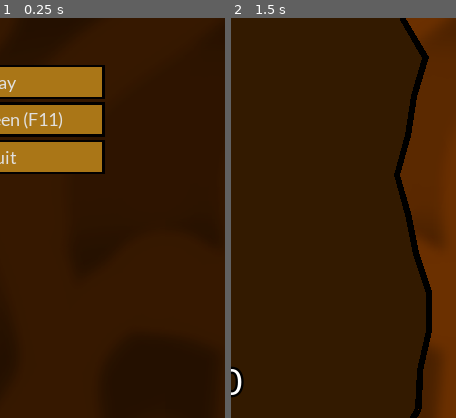
Above: before the commit, frames 1-2 (left to right).
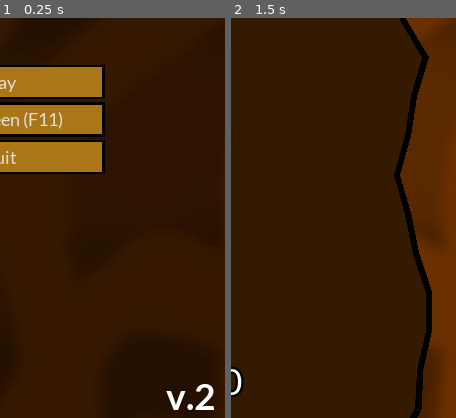
Above: after the commit, the same moments.

Repository: nisovin/IntoTheDepths
Game: Godot game, scene res://main/MainMenu.tscn
The game is run twice, just before and just after one commit, with the same random seed, the same clock (stepped at 60 frames per second) and the same inputs.
Inputs (mouse positions are % of the whole screen's width and height, from its top left):
- Up to frame 1 (0.25 s): no input
- Up to frame 2 (1.5 s): click "Play" at 0.5 s; tap Enter at 1.25 s; move the mouse to (72, 45) at 1.27 s; hold D (right) from 1.28 s (still down); hold Shift (fire) from 1.28 s (still down); click (72, 45) at 1.42 s
The pictures show only the part of the screen within x 50-100%, y 49-99%; the shares and areas given below are measured in that part.

The runs differ from the first frame. In frame 1, 0.5% of the frame differs, in the area x 73-96%, y 91-98%; in frame 2, nothing differs.

Commit message:
v2
- Skip feature
- Adjusted opening
- Changed how missiles work

Diff:
--- a/project/level/Chunk.gd
+++ b/project/level/Chunk.gd
@@ -133,20 +133,20 @@
 			# normal
 			var new_poly = new_polys.pop_front()
 			node.polygon = new_poly
-			if not trans:
-				area.get_child(p).set_deferred("polygon", new_poly)
+			if not trans: # TODO: check for size?
+				area.get_child(p).set_deferred("polygon", new_poly) # TODO: crash here! area shape is missing?
 			# split
 			while new_polys.size() > 0:
 				new_poly = new_polys.pop_front()
 				var new_poly_node = Polygon2D.new()
 				new_poly_node.polygon = new_poly
 				new_poly_node.texture = node.texture
-				polygons.add_child(new_poly_node)
+				polygons.call_deferred("add_child", new_poly_node) # TODO: maybe defer this?
 				var new_collision_node = CollisionPolygon2D.new()
 				new_collision_node.polygon = new_poly
 				if not trans:
 					area.call_deferred("add_child", new_collision_node)
 
 	# done
-	setup_uv()
-	setup_outlines()
+	call_deferred("setup_uv")
+	call_deferred("setup_outlines")
--- a/project/level/Level.gd
+++ b/project/level/Level.gd
@@ -22,6 +22,7 @@
 onready var chunks = $Chunks
 onready var player = $Player
 onready var gui = $GUI
+onready var back_color = $Backdrop/ColorRect
 
 var countdown = 4
 var texture = TEXTURES[0][1]
@@ -31,12 +32,12 @@
 var chunk_depth: int = 0
 var player_depth: float = 0
 var center: float = Game.CHUNK_WIDTH / 2
-var width: float = Game.WIDTH_START
+var width: float = Game.WIDTH_START if Game.first_run else Game.WIDTH_MAX
 var width_change_dir = -1
 var chunks_since_texture_change = 0
 var chunks_since_power_up = 0
+var chunks_since_gold_powerup = 0
 var powerup_counter = 0
-var gold_parts = 0
 
 var normal_fall_speed = Game.FALL_SPEED_START
 var fall_speed = normal_fall_speed
@@ -51,6 +52,15 @@
 var immunity = 0
 
 func _ready():
+	if Game.skip > 0:
+		chunk_depth = Game.skip * Game.PIXELS_PER_DEPTH_UNIT
+		player_depth = Game.skip * Game.PIXELS_PER_DEPTH_UNIT
+		gui.update_depth(Game.skip)
+		for t in TEXTURES:
+			if t[0] < Game.skip:
+				texture = t[1]
+				back_color.color = t[2]
+		Game.skip = 0
 	for i in 8:
 		generate_chunk()
 	player.shield(shields > 0)
@@ -140,19 +150,22 @@
 	if countdown > 0 or player_dead: return
 	if event.is_action_pressed("fire"):
 		if missiles > 0:
-			var dir = Vector2.DOWN
-			if Game.using_controller:
-				var x = Input.get_joy_axis(Game.device, JOY_AXIS_0)
-				if abs(x) < 0.15:
-					dir = Vector2.DOWN
-				else:
-					dir = Vector2(x, 1).normalized()
-			elif time_since_mouse_move < 5:
-				dir = player.global_position.direction_to(get_global_mouse_position())
-			else:
-				dir = Vector2.DOWN
+#			var dir = Vector2.DOWN
+#			if Game.using_controller:
+#				var x = Input.get_joy_axis(Game.device, JOY_AXIS_0)
+#				if abs(x) < 0.15:
+#					dir = Vector2.DOWN
+#				else:
+#					dir = Vector2(x, 1).normalized()
+#			elif time_since_mouse_move < 10:
+#				dir = player.global_position.direction_to(get_global_mouse_position())
+#			else:
+#				dir = Vector2.DOWN
+			#for dir in player.choose_missile_dirs():
+			#	fire_missile(player.position, dir * MISSILE_SPEED, Game.missile_bounces, false)
+			fire_missile(player.position, Vector2(-1, 2).normalized() * MISSILE_SPEED, Game.missile_bounces, false)
+			fire_missile(player.position, Vector2(1, 2).normalized() * MISSILE_SPEED, Game.missile_bounces, false)
 			missiles -= 1
-			fire_missile(player.position, dir * MISSILE_SPEED, Game.missile_bounces, false)
 			gui.update_missiles(missiles)
 
 	if event is InputEventJoypadButton or (event is InputEventJoypadMotion and abs(event.axis_value) > 0.5):
@@ -190,7 +203,7 @@
 				slow_time = Game.slow_time + 1
 			gui.update_slow_time(slow_time, true)
 			if Game.first_run and not Game.collected_slow:
-				gui.show_hint("Hold right-click or space\nto fire thrusters")
+				gui.show_hint("Hold Z to fire thrusters")
 				Game.collected_slow = true
 			Game.play_audio("powerup_slow")
 		Game.PowerUpType.MISSILE:
@@ -200,7 +213,7 @@
 				call_deferred("fire_missile", player.position, Vector2.DOWN * MISSILE_SPEED, 0, false)
 			gui.update_missiles(missiles)
 			if Game.first_run and not Game.collected_missile:
-				gui.show_hint("Aim with mouse and left-click\nto launch missile")
+				gui.show_hint("Press C to launch missiles")
 				Game.collected_missile = true
 			Game.play_audio("powerup_missile")
 		Game.PowerUpType.SHIELD:
@@ -232,11 +245,11 @@
 		next_width = width - Game.rng.randi_range(1, 8)
 	var min_width = Game.WIDTH_MIN
 	if chunk_depth > Game.PIXELS_PER_DEPTH_UNIT * 1500:
-		min_width *= 0.75
+		min_width -= 15
 	if chunk_depth > Game.PIXELS_PER_DEPTH_UNIT * 3000:
-		min_width *= 0.75
+		min_width -= 10
 	if chunk_depth > Game.PIXELS_PER_DEPTH_UNIT * 5000:
-		min_width *= 0.75
+		min_width -= 10
 	if next_width < min_width:
 		next_width = min_width
 		width_change_dir = 1
@@ -247,10 +260,15 @@
 		if Game.rng.randf() < 0.1:
 			width_change_dir = -1
 
+	# get y pos
+	var y = 0
+	if chunks.get_child_count() > 0:
+		y = chunks.get_children().back().position.y + Game.CHUNK_HEIGHT
+
 	# create chunk
 	var chunk = Chunk.instance()
 	chunks.add_child(chunk)
-	chunk.position = Vector2(Game.CHUNK_X_OFFSET, chunk_depth)
+	chunk.position = Vector2(Game.CHUNK_X_OFFSET, y)
 	chunk.init(center, width, next_width, chunk_depth, texture)
 	if chunks_since_texture_change < Game.TRANSITION_CHUNKS and new_texture != null:
 		var chunk2 = chunk.duplicate()
@@ -260,7 +278,6 @@
 		chunk2.transition_layer(new_texture, chunks_since_texture_change / float(Game.TRANSITION_CHUNKS))
 		chunks_since_texture_change += 1
 		if chunks_since_texture_change == Game.TRANSITION_CHUNKS:
-			print(chunks_since_texture_change)
 			texture = new_texture
 			new_texture = null
 
@@ -285,6 +302,7 @@
 
 	# powerup
 	chunks_since_power_up += 1
+	chunks_since_gold_powerup += 1
 	var powerup_type = -1
 	if Game.first_run:
 		if chunks_since_power_up > 10 and powerup_counter <= 1:
@@ -292,7 +310,14 @@
 		elif chunks_since_power_up > 30:
 			powerup_type = Game.PowerUpType.SLOW_TIME if Game.rng.randf() < 0.5 else Game.PowerUpType.MISSILE
 	elif chunks_since_power_up > 20 and Game.rng.randf() < (chunks_since_power_up - 20) / 10.0:
-		powerup_type = Game.rand_weighted(Game.powerups)
+		var options = Game.powerups.duplicate()
+		if chunk_depth > 1000 * Game.PIXELS_PER_DEPTH_UNIT and chunks_since_gold_powerup > 100:
+			options[Game.PowerUpType.GOLD_MULT] += 10 + (chunks_since_gold_powerup - 100) / 10
+		print(chunks_since_gold_powerup, options)
+		powerup_type = Game.rand_weighted(options)
+		if powerup_type == Game.PowerUpType.GOLD_MULT:
+			print("got it")
+			chunks_since_gold_powerup = 0
 	if powerup_type >= 0:
 		var powerup = Game.PowerUp.instance()
 		chunk.add_child(powerup)
@@ -333,6 +358,7 @@
 
 
 func _on_SpeedUpTimer_timeout():
-	normal_fall_speed += 25
+	normal_fall_speed = floor(Game.FALL_SPEED_START + player_depth / Game.PIXELS_PER_DEPTH_UNIT * 0.75)
 	if normal_fall_speed > Game.FALL_SPEED_MAX:
+		normal_fall_speed = Game.FALL_SPEED_MAX
 		$SpeedUpTimer.stop()
--- a/project/level/Level.tscn
+++ b/project/level/Level.tscn
@@ -14,7 +14,7 @@
 [node name="GUI" parent="." instance=ExtResource( 2 )]
 
 [node name="SpeedUpTimer" type="Timer" parent="."]
-wait_time = 5.0
+wait_time = 2.0
 autostart = true
 
 [node name="CountdownTimer" type="Timer" parent="."]
--- a/project/level/PowerUp.tscn
+++ b/project/level/PowerUp.tscn
@@ -3,7 +3,7 @@
 [ext_resource path="res://level/PowerUp.gd" type="Script" id=1]
 
 [sub_resource type="CircleShape2D" id=1]
-radius = 18.9145
+radius = 29.9474
 
 [node name="Powerup" type="Area2D" groups=[
 "powerup",
--- a/project/main/Game.gd
+++ b/project/main/Game.gd
@@ -14,6 +14,7 @@
 const WIDTH_MAX = 300
 const WIDTH_START = 450
 
+const FALL_SPEED_NOOB = 300
 const FALL_SPEED_START = 300
 const FALL_SPEED_MAX = 1000
 const PIXELS_PER_DEPTH_UNIT = 50
@@ -58,6 +59,7 @@
 var missile_bounces = 0
 var shields = 0
 var gold_multiplier = 0
+var skip = 0
 
 var upgrades = {
 	"slow_time": "100 + level * level * 100",
@@ -66,6 +68,11 @@
 	"shields": "500 + level * level * 500",
 	"gold_multiplier": "pow(5, level) * 1000"
 }
+
+var skips = [
+	{ "to": 500, "requires": 750, "cost": 500 },
+	{ "to": 1000, "requires": 1500, "cost": 1000 }
+]
 
 var powerups = {
 	PowerUpType.SLOW_TIME: 10,
@@ -116,7 +123,6 @@
 	if file.file_exists(SAVE_FILE):
 		file.open(SAVE_FILE, File.READ)
 		var data = file.get_var()
-		print(data)
 		if data:
 			for field in SAVE_FIELDS:
 				if field in data:
--- a/project/main/MainMenu.gd
+++ b/project/main/MainMenu.gd
@@ -2,7 +2,10 @@
 
 func _on_Play_pressed():
 	Game.play_audio("click")
-	get_tree().change_scene("res://level/Level.tscn")
+	if Game.first_run:
+		get_tree().change_scene("res://level/Level.tscn")
+	else:
+		get_tree().change_scene("res://main/Shop.tscn")
 
 func _on_FullScreen_pressed():
 	OS.window_fullscreen = not OS.window_fullscreen
@@ -10,6 +13,5 @@
 func _on_Quit_pressed():
 	get_tree().quit()
 
-
 func _on_mouse_entered():
 	Game.play_audio("rollover")
--- a/project/main/MainMenu.tscn
+++ b/project/main/MainMenu.tscn
@@ -1,9 +1,13 @@
-[gd_scene load_steps=6 format=2]
+[gd_scene load_steps=7 format=2]
 
 [ext_resource path="res://gui/Lato-Bold.ttf" type="DynamicFontData" id=1]
 [ext_resource path="res://level/dirt.png" type="Texture" id=2]
 [ext_resource path="res://main/MainMenu.gd" type="Script" id=3]
 [ext_resource path="res://gui/theme.tres" type="Theme" id=4]
+
+[sub_resource type="DynamicFont" id=2]
+size = 48
+font_data = ExtResource( 1 )
 
 [sub_resource type="DynamicFont" id=1]
 size = 72
@@ -24,6 +28,23 @@
 anchor_bottom = 1.0
 texture = ExtResource( 2 )
 stretch_mode = 2
+__meta__ = {
+"_edit_use_anchors_": false
+}
+
+[node name="Label2" type="Label" parent="."]
+anchor_left = 1.0
+anchor_top = 1.0
+anchor_right = 1.0
+anchor_bottom = 1.0
+margin_left = -205.599
+margin_top = -191.599
+margin_right = -12.5991
+margin_bottom = -12.5992
+custom_fonts/font = SubResource( 2 )
+text = "v.2"
+align = 2
+valign = 2
 __meta__ = {
 "_edit_use_anchors_": false
 }
--- a/project/main/Shop.gd
+++ b/project/main/Shop.gd
@@ -5,9 +5,15 @@
 var play_sample_sound_in = -1
 
 func _ready():
+	Game.play_music()
+	Game.skip = 0
 	for u in Game.upgrades:
 		var b = menu.get_node(u + "/Button")
 		b.connect("pressed", self, "_on_buy_pressed", [u])
+		b.connect("mouse_entered", self, "_on_mouseover")
+	for s in Game.skips:
+		var b = menu.get_node("skip_" + str(s.to) + "/Button")
+		b.connect("pressed", self, "_on_skip_pressed", [s])
 		b.connect("mouse_entered", self, "_on_mouseover")
 	update_labels()
 	menu.get_node("Last").text = "Last: " + str(Game.last_depth)
@@ -28,8 +34,12 @@
 		if cost > 10000:
 			cost_str = str(ceil(cost / 1000.0)) + "K"
 		menu.get_node(u + "/Value").text = str(level)
-		menu.get_node(u + "/Cost").text = cost_str
+		menu.get_node(u + "/Cost").text = "$" + cost_str
 		menu.get_node(u + "/Button").disabled = Game.gold < cost
+	for s in Game.skips:
+		menu.get_node("skip_" + str(s.to)).visible = Game.max_depth >= s.requires
+		menu.get_node("skip_" + str(s.to) + "/Cost").text = "$" + str(s.cost)
+		menu.get_node("skip_" + str(s.to) + "/Button").disabled = Game.gold < s.cost or Game.skip > 0
 
 func _on_buy_pressed(up):
 	var level = Game.get(up)
@@ -37,6 +47,13 @@
 	if Game.gold >= cost:
 		Game.gold -= cost
 		Game.set(up, level + 1)
+		update_labels()
+		Game.play_audio("click")
+
+func _on_skip_pressed(s):
+	if Game.gold >= s.cost:
+		Game.gold -= s.cost
+		Game.skip = s.to
 		update_labels()
 		Game.play_audio("click")
 
--- a/project/main/Shop.tscn
+++ b/project/main/Shop.tscn
@@ -55,10 +55,10 @@
 
 [node name="Menu" type="VBoxContainer" parent="CenterContainer"]
 margin_left = 38.0
-margin_top = 96.0
+margin_top = 75.0
 margin_right = 538.0
-margin_bottom = 927.0
-custom_constants/separation = 15
+margin_bottom = 948.0
+custom_constants/separation = 10
 
 [node name="Title" type="Label" parent="CenterContainer/Menu"]
 margin_right = 500.0
@@ -68,17 +68,17 @@
 align = 1
 
 [node name="Gold" type="Label" parent="CenterContainer/Menu"]
-margin_top = 103.0
-margin_right = 500.0
-margin_bottom = 162.0
+margin_top = 98.0
+margin_right = 500.0
+margin_bottom = 157.0
 custom_fonts/font = SubResource( 2 )
 text = "Gold: 0"
 align = 1
 
 [node name="slow_time" type="HBoxContainer" parent="CenterContainer/Menu"]
-margin_top = 177.0
-margin_right = 500.0
-margin_bottom = 223.0
+margin_top = 167.0
+margin_right = 500.0
+margin_bottom = 213.0
 custom_constants/separation = 10
 
 [node name="Name" type="Label" parent="CenterContainer/Menu/slow_time"]
@@ -119,9 +119,9 @@
 text = "Buy"
 
 [node name="missiles" type="HBoxContainer" parent="CenterContainer/Menu"]
-margin_top = 238.0
-margin_right = 500.0
-margin_bottom = 284.0
+margin_top = 223.0
+margin_right = 500.0
+margin_bottom = 269.0
 custom_constants/separation = 10
 
 [node name="Name" type="Label" parent="CenterContainer/Menu/missiles"]
@@ -162,9 +162,9 @@
 text = "Buy"
 
 [node name="missile_bounces" type="HBoxContainer" parent="CenterContainer/Menu"]
-margin_top = 299.0
-margin_right = 500.0
-margin_bottom = 345.0
+margin_top = 279.0
+margin_right = 500.0
+margin_bottom = 325.0
 custom_constants/separation = 10
 
 [node name="Name" type="Label" parent="CenterContainer/Menu/missile_bounces"]
@@ -205,9 +205,9 @@
 text = "Buy"
 
 [node name="shields" type="HBoxContainer" parent="CenterContainer/Menu"]
-margin_top = 360.0
-margin_right = 500.0
-margin_bottom = 406.0
+margin_top = 335.0
+margin_right = 500.0
+margin_bottom = 381.0
 custom_constants/separation = 10
 
 [node name="Name" type="Label" parent="CenterContainer/Menu/shields"]
@@ -248,9 +248,9 @@
 text = "Buy"
 
 [node name="gold_multiplier" type="HBoxContainer" parent="CenterContainer/Menu"]
-margin_top = 421.0
-margin_right = 500.0
-margin_bottom = 467.0
+margin_top = 391.0
+margin_right = 500.0
+margin_bottom = 437.0
 custom_constants/separation = 10
 
 [node name="Name" type="Label" parent="CenterContainer/Menu/gold_multiplier"]
@@ -290,45 +290,129 @@
 custom_fonts/font = SubResource( 3 )
 text = "Buy"
 
+[node name="skip_500" type="HBoxContainer" parent="CenterContainer/Menu"]
+margin_top = 447.0
+margin_right = 500.0
+margin_bottom = 493.0
+custom_constants/separation = 10
+
+[node name="Name" type="Label" parent="CenterContainer/Menu/skip_500"]
+margin_top = 8.0
+margin_right = 250.0
+margin_bottom = 38.0
+rect_min_size = Vector2( 250, 0 )
+custom_fonts/font = SubResource( 3 )
+text = "Shortcut to 500"
+align = 2
+
+[node name="Value" type="Label" parent="CenterContainer/Menu/skip_500"]
+margin_left = 260.0
+margin_top = 8.0
+margin_right = 320.0
+margin_bottom = 38.0
+rect_min_size = Vector2( 60, 0 )
+custom_fonts/font = SubResource( 3 )
+align = 1
+
+[node name="Cost" type="Label" parent="CenterContainer/Menu/skip_500"]
+margin_left = 330.0
+margin_top = 8.0
+margin_right = 410.0
+margin_bottom = 38.0
+rect_min_size = Vector2( 80, 0 )
+custom_fonts/font = SubResource( 3 )
+text = "100"
+align = 2
+
+[node name="Button" type="Button" parent="CenterContainer/Menu/skip_500"]
+margin_left = 420.0
+margin_right = 500.0
+margin_bottom = 46.0
+rect_min_size = Vector2( 80, 0 )
+custom_fonts/font = SubResource( 3 )
+text = "Buy"
+
+[node name="skip_1000" type="HBoxContainer" parent="CenterContainer/Menu"]
+margin_top = 503.0
+margin_right = 500.0
+margin_bottom = 549.0
+custom_constants/separation = 10
+
+[node name="Name" type="Label" parent="CenterContainer/Menu/skip_1000"]
+margin_top = 8.0
+margin_right = 250.0
+margin_bottom = 38.0
+rect_min_size = Vector2( 250, 0 )
+custom_fonts/font = SubResource( 3 )
+text = "Shortcut to 1000"
+align = 2
+
+[node name="Value" type="Label" parent="CenterContainer/Menu/skip_1000"]
+margin_left = 260.0
+margin_top = 8.0
+margin_right = 320.0
+margin_bottom = 38.0
+rect_min_size = Vector2( 60, 0 )
+custom_fonts/font = SubResource( 3 )
+align = 1
+
+[node name="Cost" type="Label" parent="CenterContainer/Menu/skip_1000"]
+margin_left = 330.0
+margin_top = 8.0
+margin_right = 410.0
+margin_bottom = 38.0
+rect_min_size = Vector2( 80, 0 )
+custom_fonts/font = SubResource( 3 )
+text = "100"
+align = 2
+
+[node name="Button" type="Button" parent="CenterContainer/Menu/skip_1000"]
+margin_left = 420.0
+margin_right = 500.0
+margin_bottom = 46.0
+rect_min_size = Vector2( 80, 0 )
+custom_fonts/font = SubResource( 3 )
+text = "Buy"
+
 [node name="Done" type="Button" parent="CenterContainer/Menu"]
-margin_top = 482.0
-margin_right = 500.0
-margin_bottom = 528.0
-custom_fonts/font = SubResource( 3 )
-text = "Done"
+margin_top = 559.0
+margin_right = 500.0
+margin_bottom = 605.0
+custom_fonts/font = SubResource( 3 )
+text = "Go Again"
 
 [node name="Control" type="Control" parent="CenterContainer/Menu"]
-margin_top = 543.0
-margin_right = 500.0
-margin_bottom = 553.0
+margin_top = 615.0
+margin_right = 500.0
+margin_bottom = 625.0
 rect_min_size = Vector2( 0, 10 )
 
 [node name="Last" type="Label" parent="CenterContainer/Menu"]
-margin_top = 568.0
-margin_right = 500.0
-margin_bottom = 607.0
+margin_top = 635.0
+margin_right = 500.0
+margin_bottom = 674.0
 custom_fonts/font = SubResource( 4 )
 text = "Last: 0"
 align = 1
 
 [node name="Best" type="Label" parent="CenterContainer/Menu"]
-margin_top = 622.0
-margin_right = 500.0
-margin_bottom = 661.0
+margin_top = 684.0
+margin_right = 500.0
+margin_bottom = 723.0
 custom_fonts/font = SubResource( 4 )
 text = "Best: 0"
 align = 1
 
 [node name="Control2" type="Control" parent="CenterContainer/Menu"]
-margin_top = 676.0
-margin_right = 500.0
-margin_bottom = 696.0
+margin_top = 733.0
+margin_right = 500.0
+margin_bottom = 753.0
 rect_min_size = Vector2( 0, 20 )
 
 [node name="HBoxContainer" type="HBoxContainer" parent="CenterContainer/Menu"]
-margin_top = 711.0
-margin_right = 500.0
-margin_bottom = 741.0
+margin_top = 763.0
+margin_right = 500.0
+margin_bottom = 793.0
 custom_constants/separation = 20
 
 [node name="Label" type="Label" parent="CenterContainer/Menu/HBoxContainer"]
@@ -352,9 +436,9 @@
 value = 0.5
 
 [node name="HBoxContainer2" type="HBoxContainer" parent="CenterContainer/Menu"]
-margin_top = 756.0
-margin_right = 500.0
-margin_bottom = 786.0
+margin_top = 803.0
+margin_right = 500.0
+margin_bottom = 833.0
 custom_constants/separation = 20
 
 [node name="Label" type="Label" parent="CenterContainer/Menu/HBoxContainer2"]
@@ -378,9 +462,9 @@
 value = 0.5
 
 [node name="HBoxContainer3" type="HBoxContainer" parent="CenterContainer/Menu"]
-margin_top = 801.0
-margin_right = 500.0
-margin_bottom = 831.0
+margin_top = 843.0
+margin_right = 500.0
+margin_bottom = 873.0
 custom_constants/separation = 20
 
 [node name="Label" type="Label" parent="CenterContainer/Menu/HBoxContainer3"]
--- a/project/player/Player.gd
+++ b/project/player/Player.gd
@@ -5,8 +5,47 @@
 onready var left_slow_thruster = $LeftSlowThruster
 onready var right_slow_thruster = $RightSlowThruster
 onready var audio_slow = $AudioSlow
+onready var left_rays = $LeftRays.get_children()
+onready var right_rays = $RightRays.get_children()
 
 var slow_thrusters_on = false
+
+func choose_missile_dirs():
+	var dirs = [null, null]
+
+	var closest_dist = -1
+	var closest_point = null
+
+	for ray in left_rays:
+		ray.force_raycast_update()
+		if ray.is_colliding():
+			var dist = global_position.distance_squared_to(ray.get_collision_point())
+			if closest_dist == -1 or dist < closest_dist:
+				closest_dist = dist
+				closest_point = ray.get_collision_point()
+
+	if closest_point != null:
+		dirs[0] = global_position.direction_to(closest_point)
+	else:
+		dirs[0] = Vector2(-1, 1).normalized()
+
+	closest_dist = -1
+	closest_point = null
+
+	for ray in right_rays:
+		ray.force_raycast_update()
+		if ray.is_colliding():
+			var dist = global_position.distance_squared_to(ray.get_collision_point())
+			if closest_dist == -1 or dist < closest_dist:
+				closest_dist = dist
+				closest_point = ray.get_collision_point()
+
+	if closest_point != null:
+		dirs[1] = global_position.direction_to(closest_point)
+	else:
+		dirs[1] = Vector2(1, 1).normalized()
+
+	return dirs
 
 func move_thrusters(dir):
 	if dir < 0:
--- a/project/player/Player.tscn
+++ b/project/player/Player.tscn
@@ -88,7 +88,47 @@
 texture = ExtResource( 3 )
 
 [node name="CollisionShape2D" type="CollisionShape2D" parent="."]
-shape = SubResource( 1 )
+shape = SubResource( 2 )
+
+[node name="LeftRays" type="Node2D" parent="."]
+
+[node name="Ray1" type="RayCast2D" parent="LeftRays"]
+rotation = 0.174533
+cast_to = Vector2( 0, 500 )
+collide_with_areas = true
+collide_with_bodies = false
+
+[node name="Ray2" type="RayCast2D" parent="LeftRays"]
+rotation = 0.523599
+cast_to = Vector2( 0, 500 )
+collide_with_areas = true
+collide_with_bodies = false
+
+[node name="Ray3" type="RayCast2D" parent="LeftRays"]
+rotation = 0.872665
+cast_to = Vector2( 0, 500 )
+collide_with_areas = true
+collide_with_bodies = false
+
+[node name="RightRays" type="Node2D" parent="."]
+
+[node name="Ray1" type="RayCast2D" parent="RightRays"]
+rotation = -0.174533
+cast_to = Vector2( 0, 500 )
+collide_with_areas = true
+collide_with_bodies = false
+
+[node name="Ray2" type="RayCast2D" parent="RightRays"]
+rotation = -0.523599
+cast_to = Vector2( 0, 500 )
+collide_with_areas = true
+collide_with_bodies = false
+
+[node name="Ray3" type="RayCast2D" parent="RightRays"]
+rotation = -0.872665
+cast_to = Vector2( 0, 500 )
+collide_with_areas = true
+collide_with_bodies = false
 
 [node name="AudioSlow" type="AudioStreamPlayer" parent="."]
 stream = ExtResource( 5 )
--- a/project/project.godot
+++ b/project/project.godot
@@ -53,7 +53,7 @@
 , Object(InputEventJoypadButton,"resource_local_to_scene":false,"resource_name":"","device":-1,"button_index":5,"pressure":0.0,"pressed":false,"script":null)
 , Object(InputEventJoypadButton,"resource_local_to_scene":false,"resource_name":"","device":-1,"button_index":6,"pressure":0.0,"pressed":false,"script":null)
 , Object(InputEventJoypadButton,"resource_local_to_scene":false,"resource_name":"","device":-1,"button_index":7,"pressure":0.0,"pressed":false,"script":null)
-, Object(InputEventKey,"resource_local_to_scene":false,"resource_name":"","device":0,"alt":false,"shift":false,"control":false,"meta":false,"command":false,"pressed":false,"scancode":16777238,"unicode":0,"echo":false,"script":null)
+, Object(InputEventKey,"resource_local_to_scene":false,"resource_name":"","device":0,"alt":false,"shift":false,"control":false,"meta":false,"command":false,"pressed":false,"scancode":90,"unicode":0,"echo":false,"script":null)
  ]
 }
 fire={
@@ -64,6 +64,7 @@
 , Object(InputEventJoypadButton,"resource_local_to_scene":false,"resource_name":"","device":-1,"button_index":0,"pressure":0.0,"pressed":false,"script":null)
 , Object(InputEventJoypadButton,"resource_local_to_scene":false,"resource_name":"","device":-1,"button_index":1,"pressure":0.0,"pressed":false,"script":null)
 , Object(InputEventJoypadButton,"resource_local_to_scene":false,"resource_name":"","device":-1,"button_index":3,"pressure":0.0,"pressed":false,"script":null)
+, Object(InputEventKey,"resource_local_to_scene":false,"resource_name":"","device":0,"alt":false,"shift":false,"control":false,"meta":false,"command":false,"pressed":false,"scancode":67,"unicode":0,"echo":false,"script":null)
  ]
 }
 
Not shown: 3 places in project/player/Player.tscn that only renumber resources
